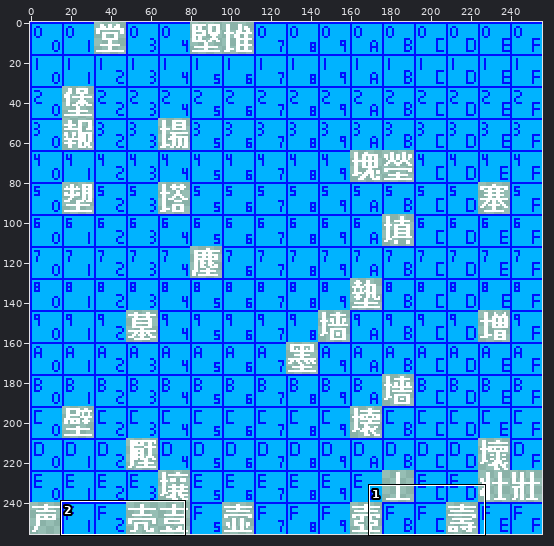
Sprite sheet: assets/base/font/cosmic-reach-font-5800.png. Above: a wide view before the commit, with the close-up outlined.
Close-up. Old version:
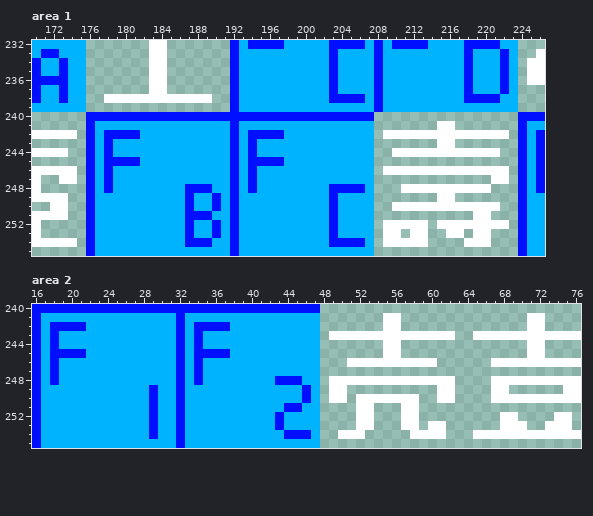
The file is 256x256 pixels. Shown: area 1: x 170..226, y 232..255; area 2: x 16..76, y 240..255. The commit also changed other parts of the picture, which this record leaves out.
Now the later version:
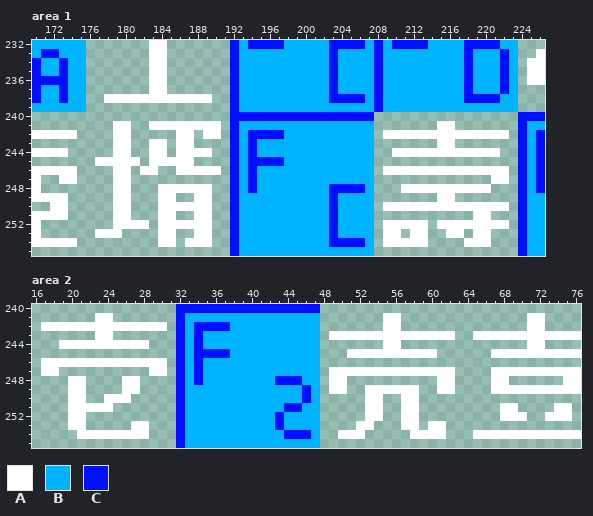
Palette (. is transparent): A #ffffff  B #00b3ff  C #000fff
Changes in this commit:
Changed rows in their new state; - is an unchanged pixel.
Area 1:
first column x 176:
240 ................-------------------------------
241 ...AA..AAAAAAAA.-------------------------------
242 ...AA.....AA.AA.-------------------------------
243 ...AA..AA.AA....-------------------------------
244 ...AA..AA.AAAA..-------------------------------
245 .AAAAA.AAAAA....-------------------------------
246 ...AA.AA..AAAAA.-------------------------------
247 ...AA...........-------------------------------
248 ...AA...AAAAAA..-------------------------------
249 ...AA...AA..AA..-------------------------------
250 ...AA...AAAAAA..-----------------A------------A
251 ...AA...AA..AA..-------------------------------
252 ...AAAA.AAAAAA..-------------------------------
253 .AAA....AA..AA..-------------------------------
254 ........AA.AAA..-------------------------------
255 ................-------------------------------
Area 2:
first column x 16:
240 ................---------------------------------------------
241 .......AA.......---------------------------------------------
242 .AAAAAAAAAAAAAA.---------------------------------------------
243 .......AA.......---------------------------------------------
244 ...AAAAAAAAAA...---------------------------------------------
245 ................-------------------AAAA--AAAA------AAAA--AAAA
246 .AAAAAAAAAAAAAA.-------------------..........------..........
247 .AA..........AA.-----------------AAAAAAAAAAAAAA----AAAAAAAAAA
248 ....AA....AA....-------------------..........--------......--
249 ....AA....AA....---------------------AAAAAA----------AAAAAA--
250 ....AA..AAA.....-----------------..-.--..----..----..........
251 ....AAAAA.......--------------------.-A-------------AA----AA-
252 ....AA..........--------------------.-A---------------A--A---
253 ....AA.....AA...------------------------------------...--...-
254 .....AAAAAAAA...---------------------------------------------
255 ................---------------------------------------------
